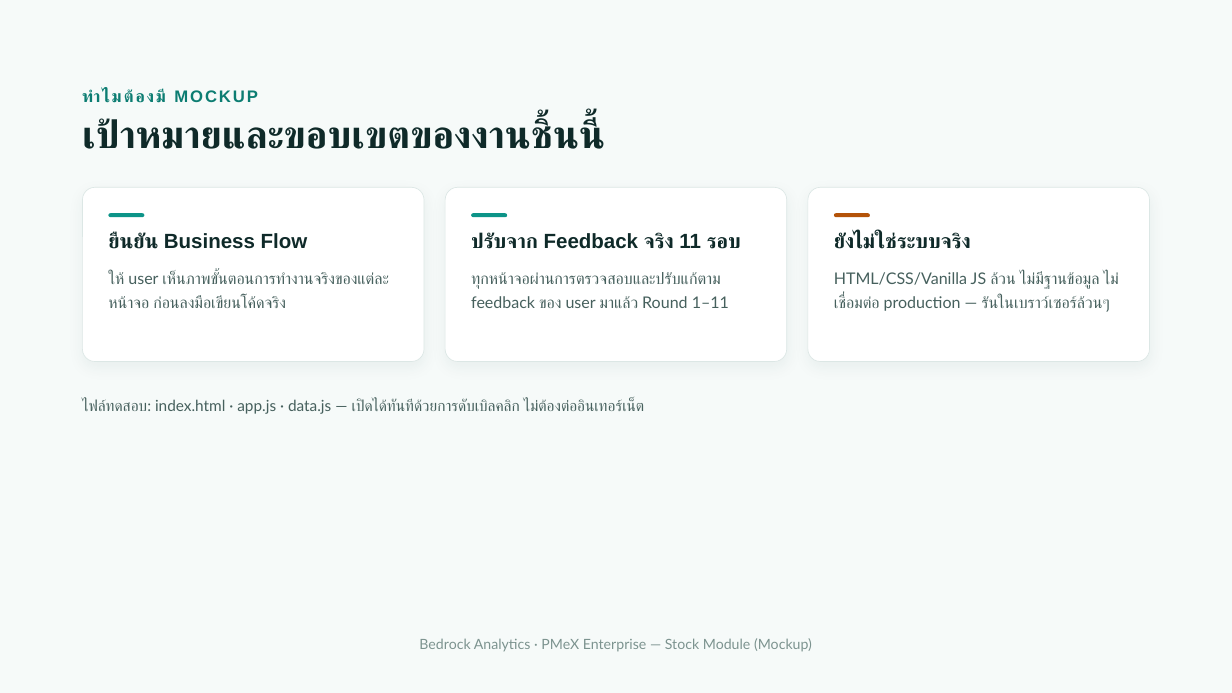
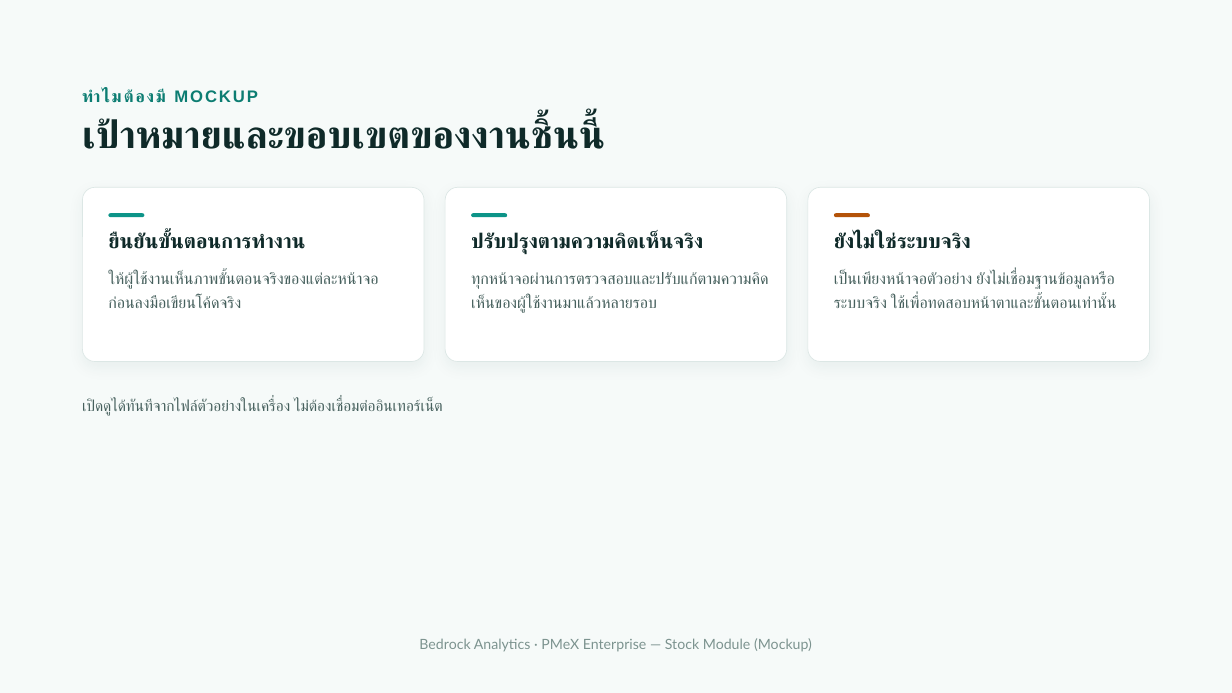
Before and after one commit to LaddaK-Bedrocks/ASSET_STOCK, a slide deck: slide 2 of PMeX Stock Module — Mockup Presentation.pptx. Drawn at 1232x693 pixels with LibreOffice and Linux fonts; fonts in the diff are those of the drawing. Boxes give left, top, right and bottom in pixels: in the first picture for what was removed or moved away, otherwise in the second. Text is boxed around its words. In the diff, an @@ line names an element or a change of style, - is before the commit and + after.

```diff
--- a/PMeX Stock Module — Mockup Presentation.pptx
+++ b/PMeX Stock Module — Mockup Presentation.pptx
@@ text at (108,232,306,249): text changed @@
-ยืนยัน Business Flow
+ยืนยันขั้นตอนการทำงาน
@@ text at (471,232,704,254): text changed @@
-ปรับจาก Feedback จริง 11 รอบ
+ปรับปรุงตามความคิดเห็นจริง
@@ text at (108,271,378,308): text changed @@
-ให้ user เห็นภาพขั้นตอนการทำงานจริงของแต่ละหน้าจอ ก่อนลงมือเขียนโค้ดจริง
+ให้ผู้ใช้งานเห็นภาพขั้นตอนจริงของแต่ละหน้าจอ ก่อนลงมือเขียนโค้ดจริง
@@ text at (471,272,769,313): text changed @@
-ทุกหน้าจอผ่านการตรวจสอบและปรับแก้ตาม feedback ของ user มาแล้ว Round 1–11
+ทุกหน้าจอผ่านการตรวจสอบและปรับแก้ตามความคิดเห็นของผู้ใช้งานมาแล้วหลายรอบ
@@ text at (834,271,1117,308): text changed @@
-HTML/CSS/Vanilla JS ล้วน ไม่มีฐานข้อมูล ไม่เชื่อมต่อ production — รันในเบราว์เซอร์ล้วนๆ
+เป็นเพียงหน้าจอตัวอย่าง ยังไม่เชื่อมฐานข้อมูลหรือระบบจริง ใช้เพื่อทดสอบหน้าตาและขั้นตอนเท่านั้น
@@ text at (82,398,443,415): text changed @@
-ไฟล์ทดสอบ: index.html · app.js · data.js — เปิดได้ทันทีด้วยการดับเบิลคลิก ไม่ต้องต่ออินเทอร์เน็ต
+เปิดดูได้ทันทีจากไฟล์ตัวอย่างในเครื่อง ไม่ต้องเชื่อมต่ออินเทอร์เน็ต
```
Also in this commit, not shown: 13 other slides changed, 4 slides added, 3 slides removed, 4 other files.
